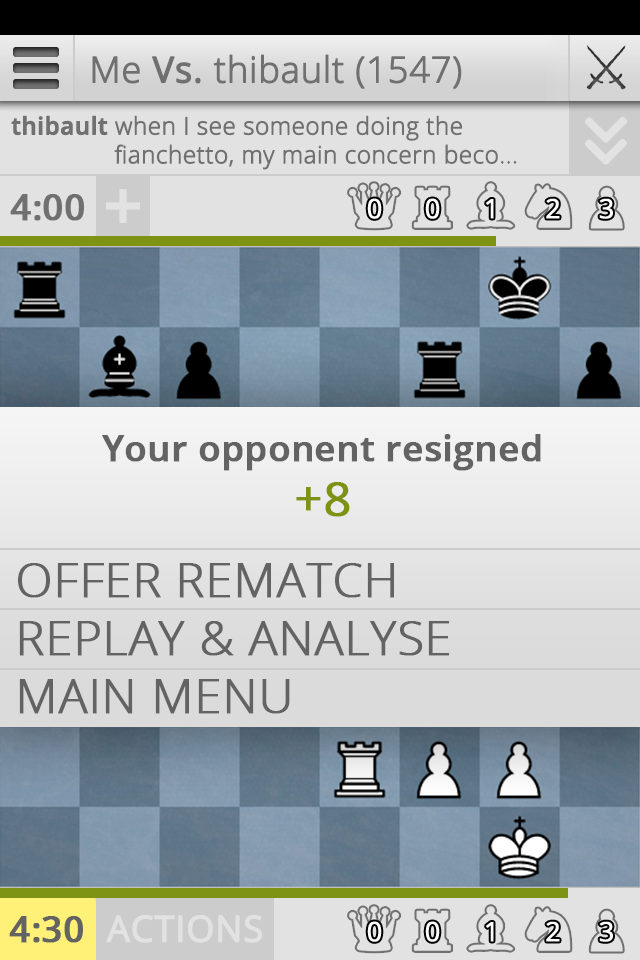
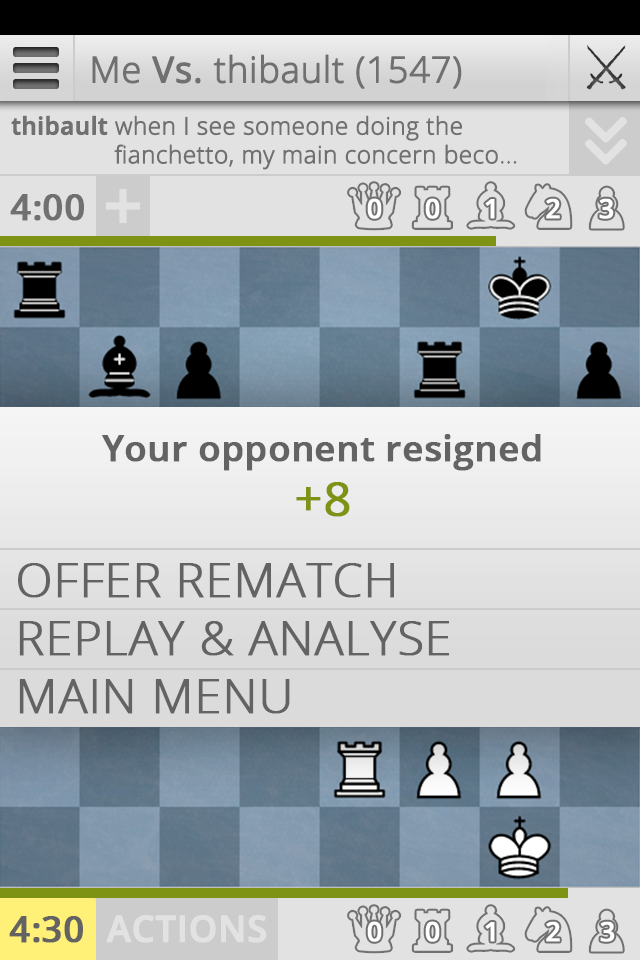
Layered file, before and after one edit (640x960). Changes by layer:
painted on "ACTIONS" over (108, 915, 267, 943)
painted on "Rectangle 1" over (108, 898, 278, 960)
painted on "3" (1st of 2, in "White Captures" › "Numbers") over (599, 921, 615, 942)
painted on "2" (1st of 2, in "White Captures" › "Numbers") over (546, 921, 560, 942)
painted on "1" (1st of 2, in "White Captures" › "Numbers") over (485, 922, 495, 942)
renamed "0 copy" to "0", painted on it over (425, 921, 440, 942)
painted on "0" (2nd of 4, in "White Captures" › "Numbers") over (367, 921, 382, 942)
painted on "3" (2nd of 2, in "Black Captures" › "Numbers") over (599, 199, 614, 219)
painted on "2" (2nd of 2, in "Black Captures" › "Numbers") over (546, 198, 560, 219)
painted on "1" (2nd of 2, in "Black Captures" › "Numbers") over (485, 199, 495, 219)
renamed "0 copy" to "0", painted on it over (425, 198, 440, 219)
painted on "0" (4th of 4, in "Black Captures" › "Numbers") over (367, 198, 382, 219)
